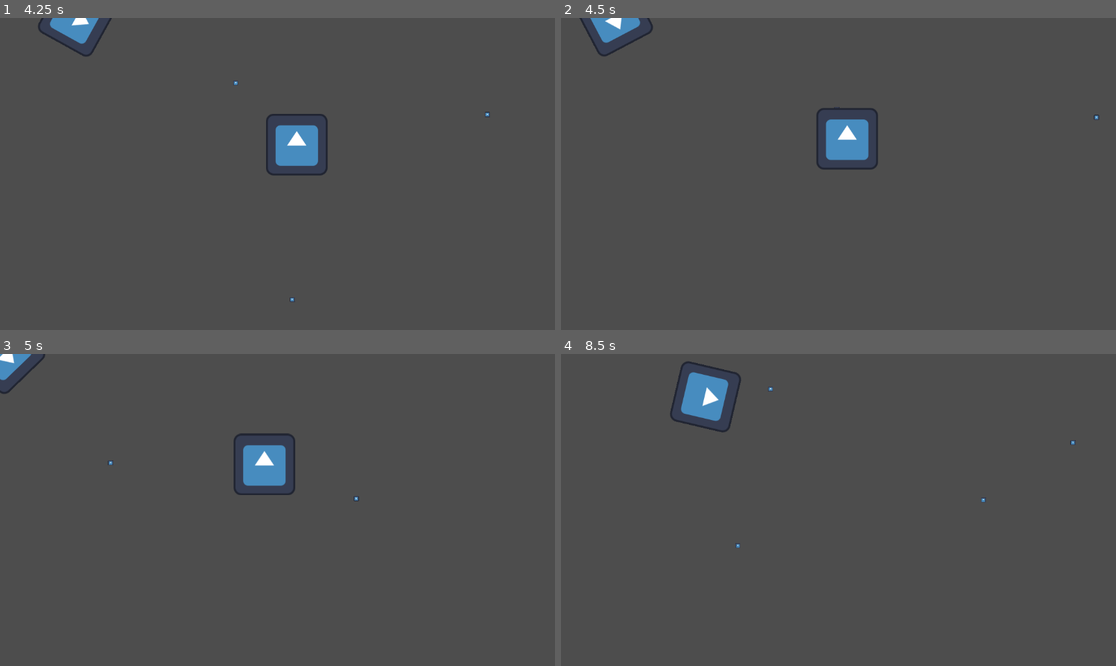
Above: before the commit, frames 1-4 (two rows, left to right).
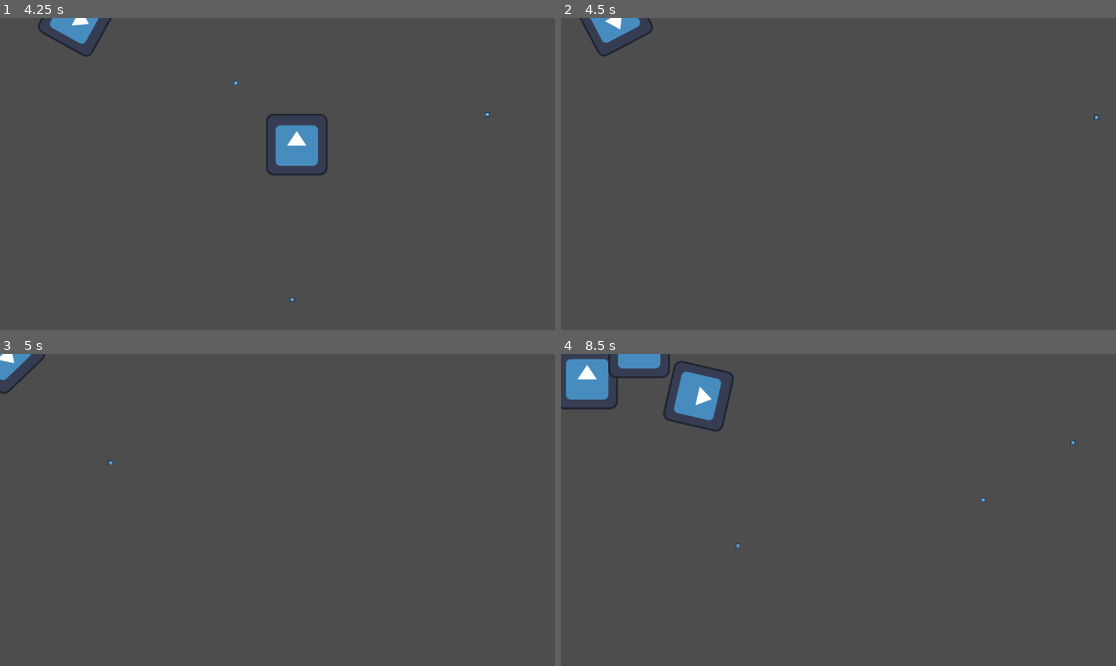
Above: after the commit, the same moments.

Repository: exiayyg/test
Game: Godot game, scene res://Scenes/Levels/test_level.tscn
The game is run twice, just before and just after one commit, with the same random seed, the same clock (stepped at 60 frames per second) and the same inputs. The engine's default icon, where the game draws it, is replaced by a stand-in: a white triangle on a blue panel in a dark square.
Inputs (mouse positions are in pixels of both pictures, inside the frame that each line leads up to):
- Up to frame 1 (4.25 s): move the mouse to (399, 158) at 0.52 s; hold D (Right) 0.53-1.28 s; click (399, 158) at 0.6 s; move the mouse to (166, 189) at 1.27 s; hold S (Down) 1.28-2.03 s; click (166, 189) at 1.35 s; move the mouse to (333, 105) at 2.02 s; hold D (Right) 2.03-2.78 s; click (333, 105) at 2.1 s; move the mouse to (249, 236) at 2.77 s; hold W (Up) 2.78-3.53 s; click (249, 236) at 2.85 s; move the mouse to (444, 220) at 3.52 s; hold A (Left) from 3.53 s (still down); click (444, 220) at 3.6 s
- Up to frame 2 (4.5 s): keep holding A (Left); move the mouse to (672, 127) at 4.27 s; click (672, 127) at 4.35 s
- Up to frame 3 (5 s): keep holding A (Left)
- Up to frame 4 (8.5 s): move the mouse to (866, 510) at 5.02 s; release A (Left) at 5.03 s; hold S (Down) 5.03-5.78 s; click (866, 510) at 5.1 s; move the mouse to (755, 432) at 5.77 s; hold D (Right) 5.78-6.53 s; click (755, 432) at 5.85 s; move the mouse to (960, 494) at 6.52 s; hold W (Up) 6.53-7.28 s; click (960, 494) at 6.6 s; move the mouse to (727, 525) at 7.27 s; hold D (Right) 7.28-8.03 s; click (727, 525) at 7.35 s; move the mouse to (894, 441) at 8.02 s; hold S (Down) from 8.03 s (still down); click (894, 441) at 8.1 s

Frame 1 is identical in both runs. In frame 2, 1.3% of the frame differs, in the area x 46-58%, y 28-49%; in frame 3, 1.3%; in frame 4, 2.5%, in the area x 0-39%, y 0-26%.

Commit message:
设置随机生成敌人

Diff:
--- a/Scenes/Levels/test_level.tscn
+++ b/Scenes/Levels/test_level.tscn
@@ -19,4 +19,9 @@
 [node name="normal_enemy" parent="." instance=ExtResource("3_2ytpj")]
 position = Vector2(993, 455)
 
+[node name="SpawnTimer" type="Timer" parent="."]
+wait_time = 2.0
+autostart = true
+
 [connection signal="shoot_string" from="Player" to="." method="_on_player_shoot_string"]
+[connection signal="timeout" from="SpawnTimer" to="." method="_on_spawn_timer_timeout"]
--- a/Scenes/characters/Enemies/normal_enemy.tscn
+++ b/Scenes/characters/Enemies/normal_enemy.tscn
@@ -11,6 +11,7 @@
 script = ExtResource("1_br4l2")
 
 [node name="CollisionShape2D" type="CollisionShape2D" parent="."]
+scale = Vector2(6.255, 6.255)
 shape = SubResource("CircleShape2D_nt8tq")
 
 [node name="Sprite2D" type="Sprite2D" parent="."]
@@ -19,6 +20,7 @@
 [node name="attack_area" type="Area2D" parent="."]
 
 [node name="CollisionShape2D" type="CollisionShape2D" parent="attack_area"]
+scale = Vector2(5.88, 5.88)
 shape = SubResource("RectangleShape2D_cxtvy")
 
 [connection signal="body_entered" from="attack_area" to="." method="_on_attack_area_body_entered"]
--- a/Scripts/Levels/test_level.gd
+++ b/Scripts/Levels/test_level.gd
@@ -5,6 +5,11 @@
 @export var normal_enemy_scene: PackedScene = preload("res://Scenes/characters/Enemies/normal_enemy.tscn")
 #预加载普通敌人场景
 @onready var player: CharacterBody2D = $Player
+
+#设置生成地图的边界
+@export var map_width: float = 1000.0
+@export var map_height: float =  600.0
+@export var spawn_margin: float = 50.0
 
 
 func _physics_process(_delta: float) -> void:
@@ -18,7 +23,34 @@
 	bullet.set_direction(bullet_direction)#设置子弹发射方向
 	$Bullets.add_child(bullet)#将实例化的子弹场景存入Bullers节点中
 
-func create_enemies(spwan_position: Vector2):#创建敌人方法，需要传入敌人生成位置（spwan_position）
+#生成敌人，没有给确切的生成位置就随机出生点生成
+func create_enemies(spawn_position: Vector2 = Vector2(0, 0)):#创建敌人方法，需要传入敌人生成位置（spawn_position）
 	var normal_enemy = normal_enemy_scene.instantiate()#在关卡中创建普通敌人实例
-	normal_enemy.global_position = spwan_position#获取敌人生成位置
+	if spawn_position == Vector2.ZERO:
+		spawn_position = GetRandomSpawnPositionOutsideMap()
+	normal_enemy.global_position = spawn_position#获取敌人生成位置
 	$Enemies.add_child(normal_enemy)#将实例化的敌人场景存入Enemies节点中
+
+#随机获取一个地图外的出生点
+func GetRandomSpawnPositionOutsideMap() -> Vector2:
+	var side = randi() % 4#0，1，2，3
+	var spawn_pos: Vector2 = Vector2.ZERO
+
+	match side:
+		0:#上边
+			spawn_pos.x = randf_range(-map_width/2, map_width/2)
+			spawn_pos.y = -map_height/2 - spawn_margin
+		1:#右边
+			spawn_pos.x = map_width/2 + spawn_margin
+			spawn_pos.y = randf_range(-map_height/2, map_height/2)
+		2:#下边
+			spawn_pos.x = randf_range(-map_width/2, map_width/2)
+			spawn_pos.y = map_height/2 + spawn_margin
+		3:#左边
+			spawn_pos.x = -map_width/2 - spawn_margin
+			spawn_pos.y = randf_range(-map_height/2, map_height/2)
+	return spawn_pos
+
+
+func _on_spawn_timer_timeout() -> void:
+	create_enemies()
